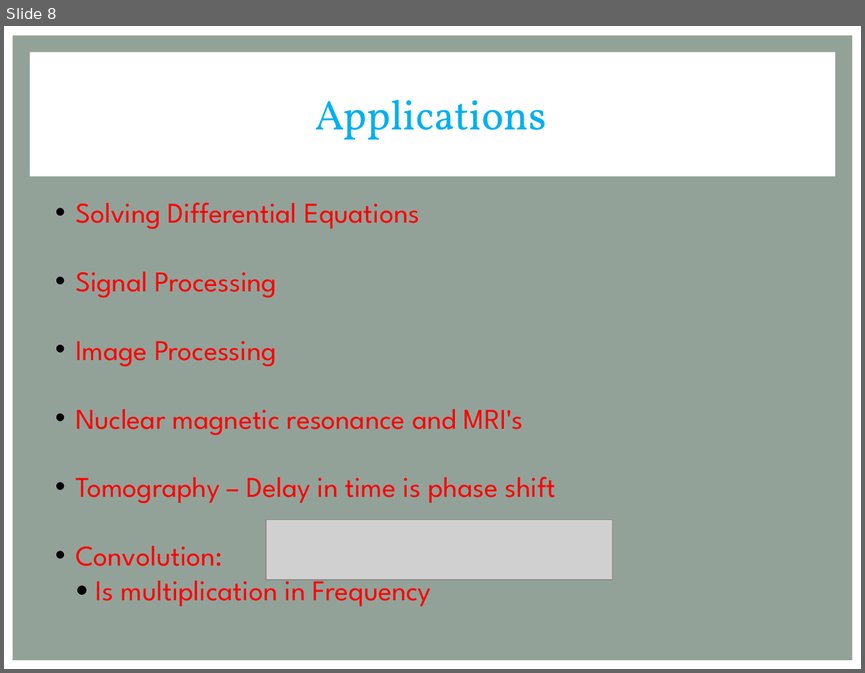
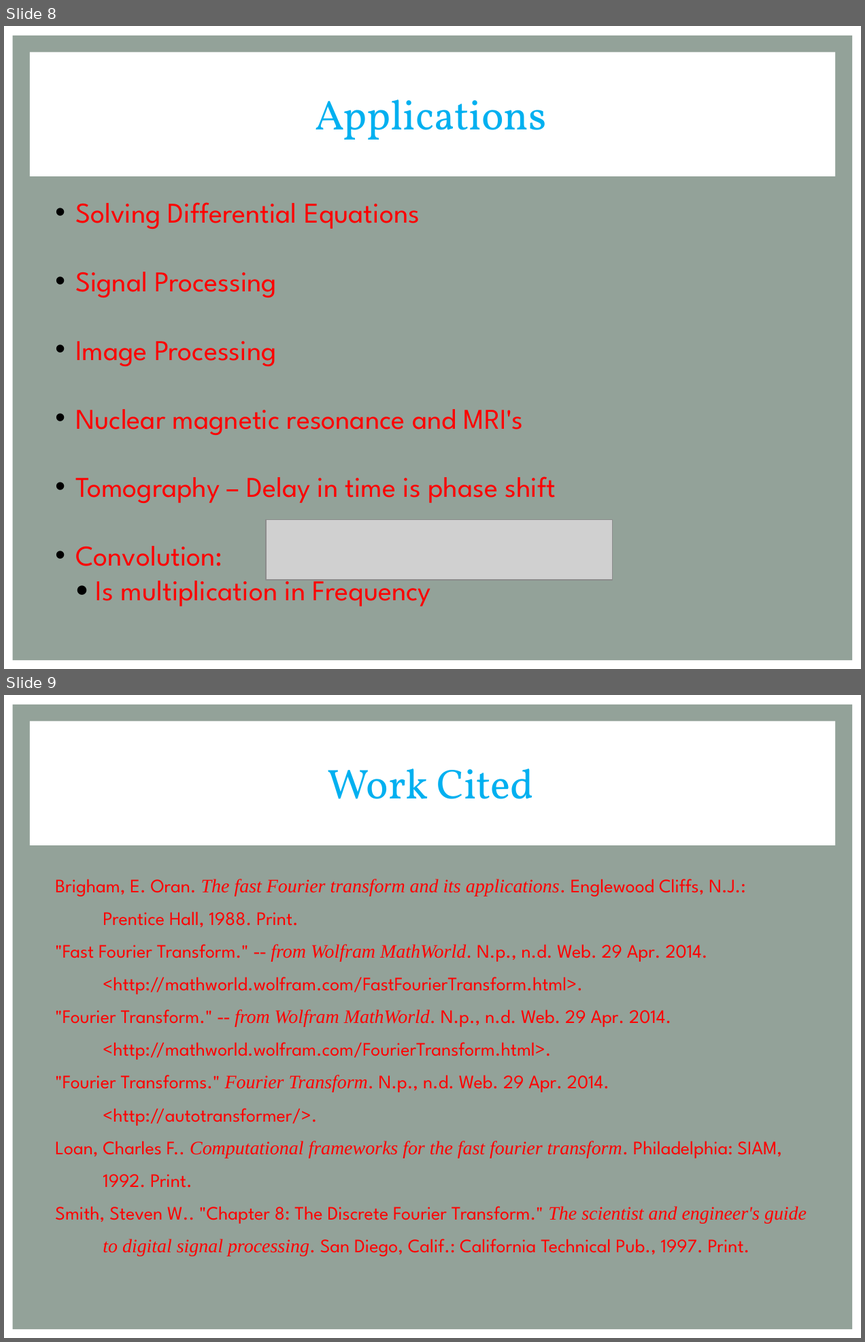
Before and after one commit to dcelik/olin-linearityfftproject, a slide deck: presentation/Fast Fourier Transforms.odp. Shown one above the other, each under a label of ours: slide 8 before the commit, slides 8 and 9 after it. The pictures are 865x673 and 865x1342 pixels, drawn with LibreOffice and Linux fonts; fonts in the diff are those of the drawing; grey boxes stand for pictures. Boxes give left, top, right and bottom in pixels: in the first picture for what was removed or moved away, otherwise in the second. Text is boxed around its words. In the diff, an @@ line names an element or a change of style, - is before the commit and + after.

Commit message:
added pdf of presentation

```diff
--- a/presentation/Fast Fourier Transforms.odp
+++ b/presentation/Fast Fourier Transforms.odp
@@ slide 9 added at (x1=4, y1=695, x2=861, y2=1338), background #FFFFFF; not listed: 3 template elements that a slide beside it also shows @@
@@ text added at (x1=328, y1=768, x2=534, y2=799), 35 pt, text #00B0F0 @@
+Work Cited
@@ text added at (x1=55, y1=879, x2=806, y2=1256), 16 pt, text #FF0000 @@
+Brigham, E. Oran. The fast Fourier transform and its applications. Englewood Cliffs, N.J.: Prentice Hall, 1988. Print.
+"Fast Fourier Transform." -- from Wolfram MathWorld. N.p., n.d. Web. 29 Apr. 2014. <http://mathworld.wolfram.com/FastFourierTransform.html>.
+"Fourier Transform." -- from Wolfram MathWorld. N.p., n.d. Web. 29 Apr. 2014. <http://mathworld.wolfram.com/FourierTransform.html>.
+"Fourier Transforms." Fourier Transform. N.p., n.d. Web. 29 Apr. 2014. <http://autotransformer/>.
+Loan, Charles F.. Computational frameworks for the fast fourier transform. Philadelphia: SIAM, 1992. Print.
+Smith, Steven W.. "Chapter 8: The Discrete Fourier Transform." The scientist and engineer's guide to digital signal processing. San Diego, Calif.: California Technical Pub., 1997. Print.
```
Also in this commit, not shown: 1 other file.
